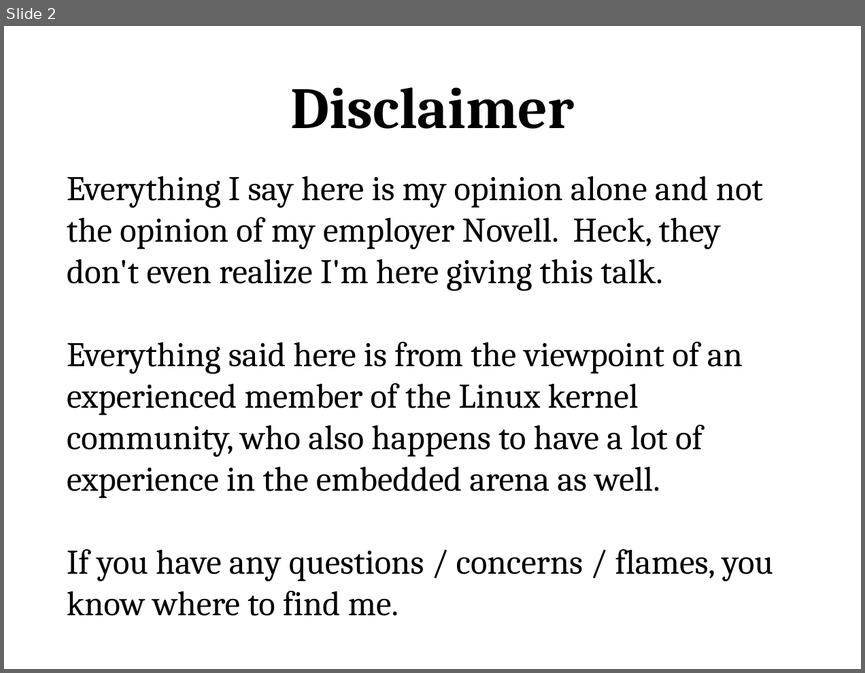
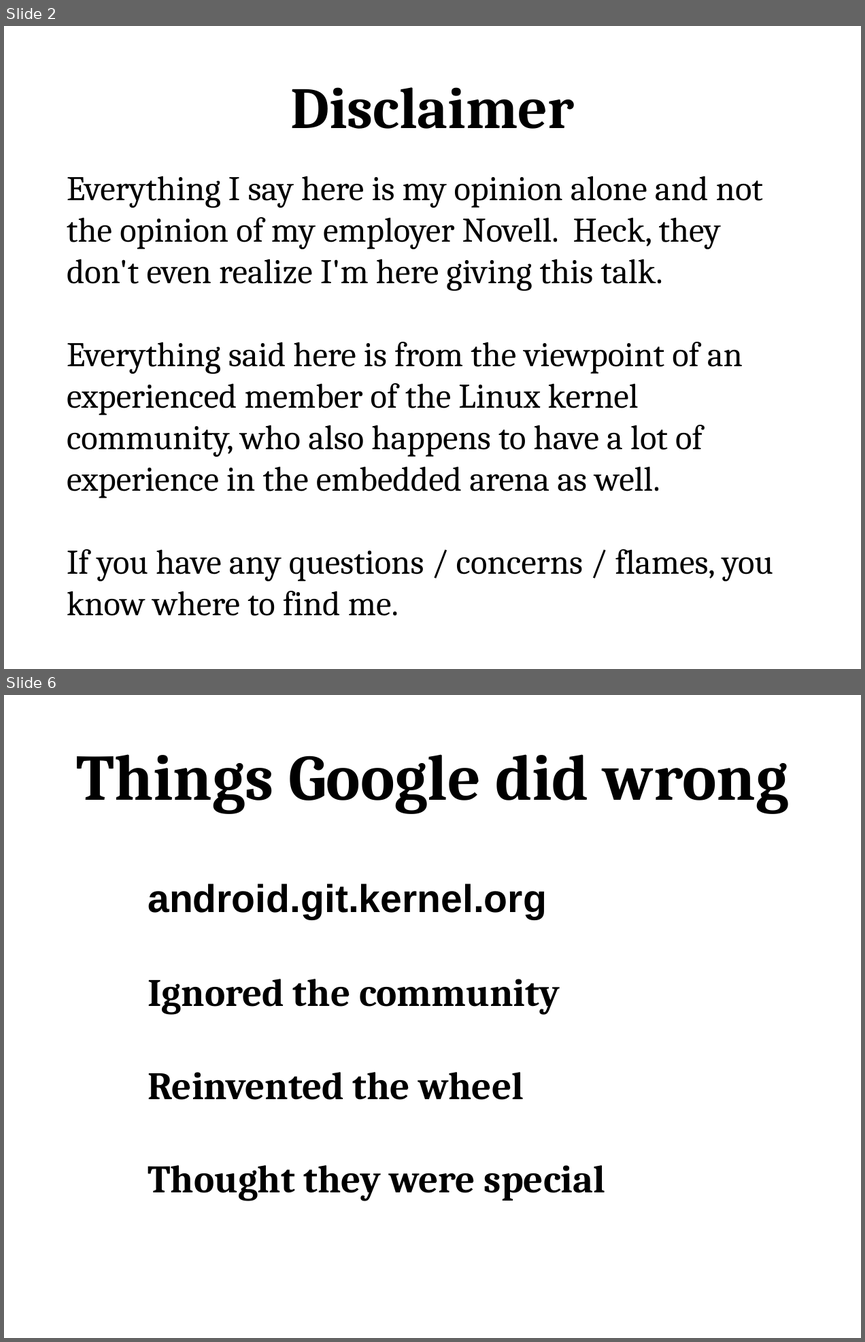
Before and after one commit to gregkh/android-presentation, a slide deck: android-kernel.odp. Shown one above the other, each under a label of ours: slide 2 before the commit, slides 2 and 6 after it; the slides between them are not shown. The pictures are 865x673 and 865x1342 pixels, drawn with LibreOffice and Linux fonts; fonts in the diff are those of the drawing. Boxes give left, top, right and bottom in pixels: in the first picture for what was removed or moved away, otherwise in the second. Text is boxed around its words. In the diff, an @@ line names an element or a change of style, - is before the commit and + after.

```diff
--- a/android-kernel.odp
+++ b/android-kernel.odp
@@ slide 6 added at (4,695,861,1338), background #FFFFFF @@
@@ title added at (77,754,788,814), 60 pt, text #000000, bold @@
+Things Google did wrong
@@ text added at (147,883,606,1200), 36 pt, text #000000, bold @@
+android.git.kernel.org
+Ignored the community
+Reinvented the wheel
+Thought they were special
```
Also in this commit, not shown: 1 slide changed, 2 other slides added, 1 slide removed, 1 other file.
